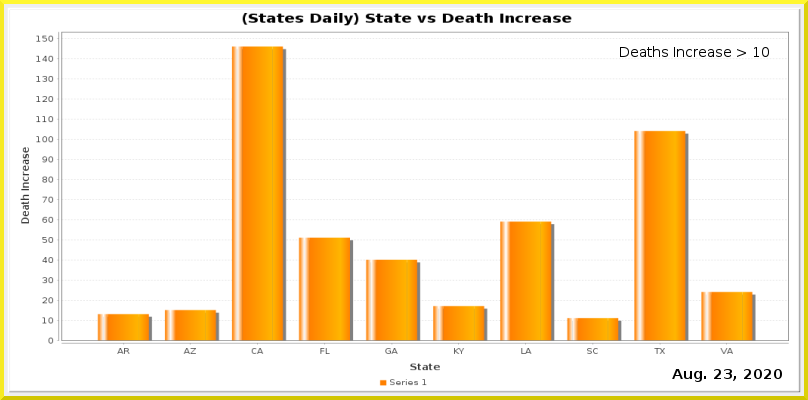
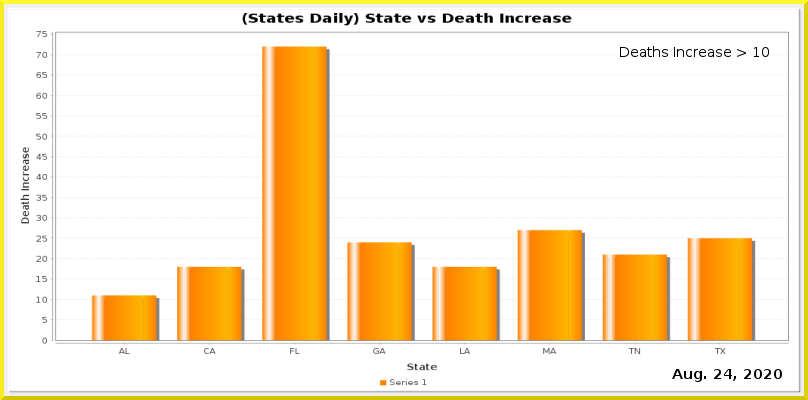
Layered file, before and after one edit (808x400). Changes by layer:
painted on "Current Date" over box(724, 369, 732, 379)
painted on "Date_vs_TestIncrease.png" over box(36, 31, 789, 371)
